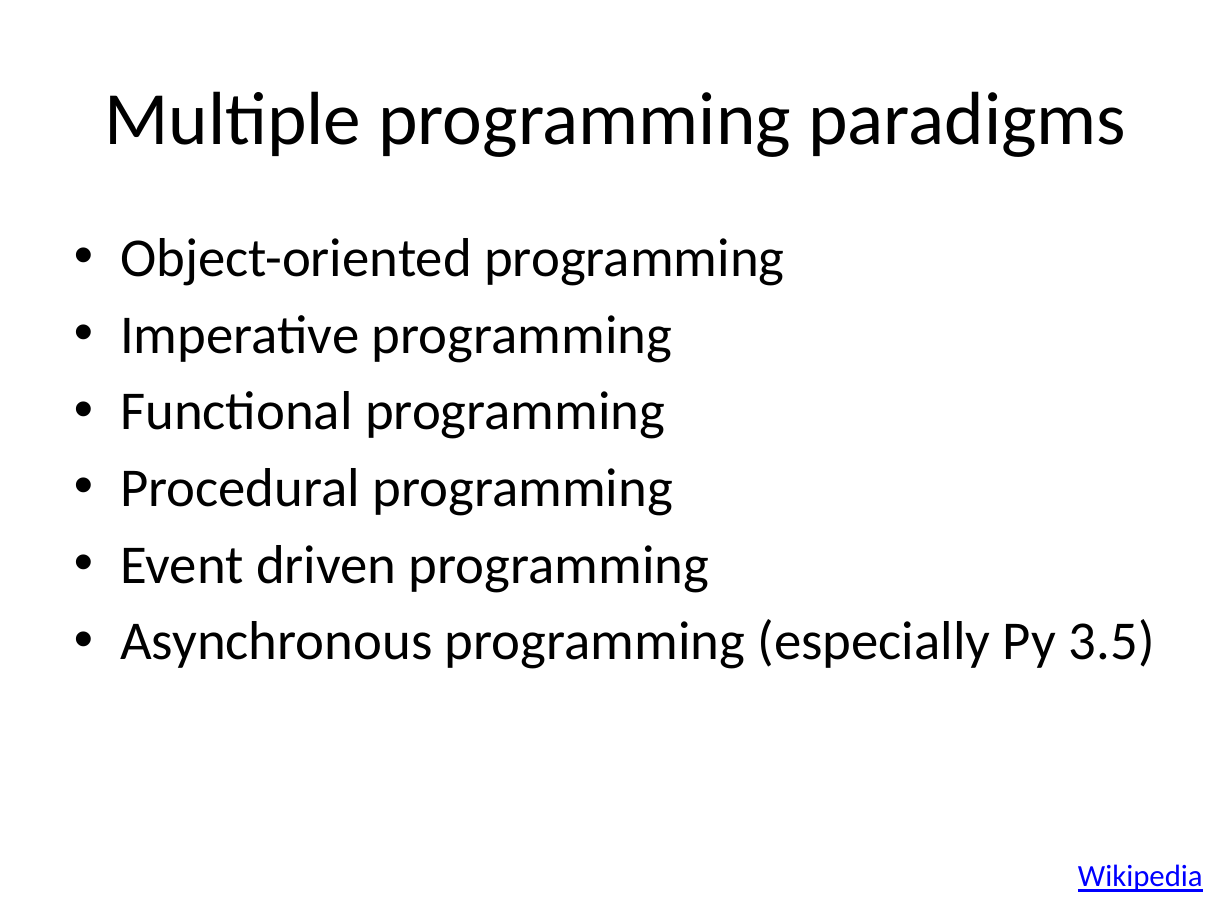
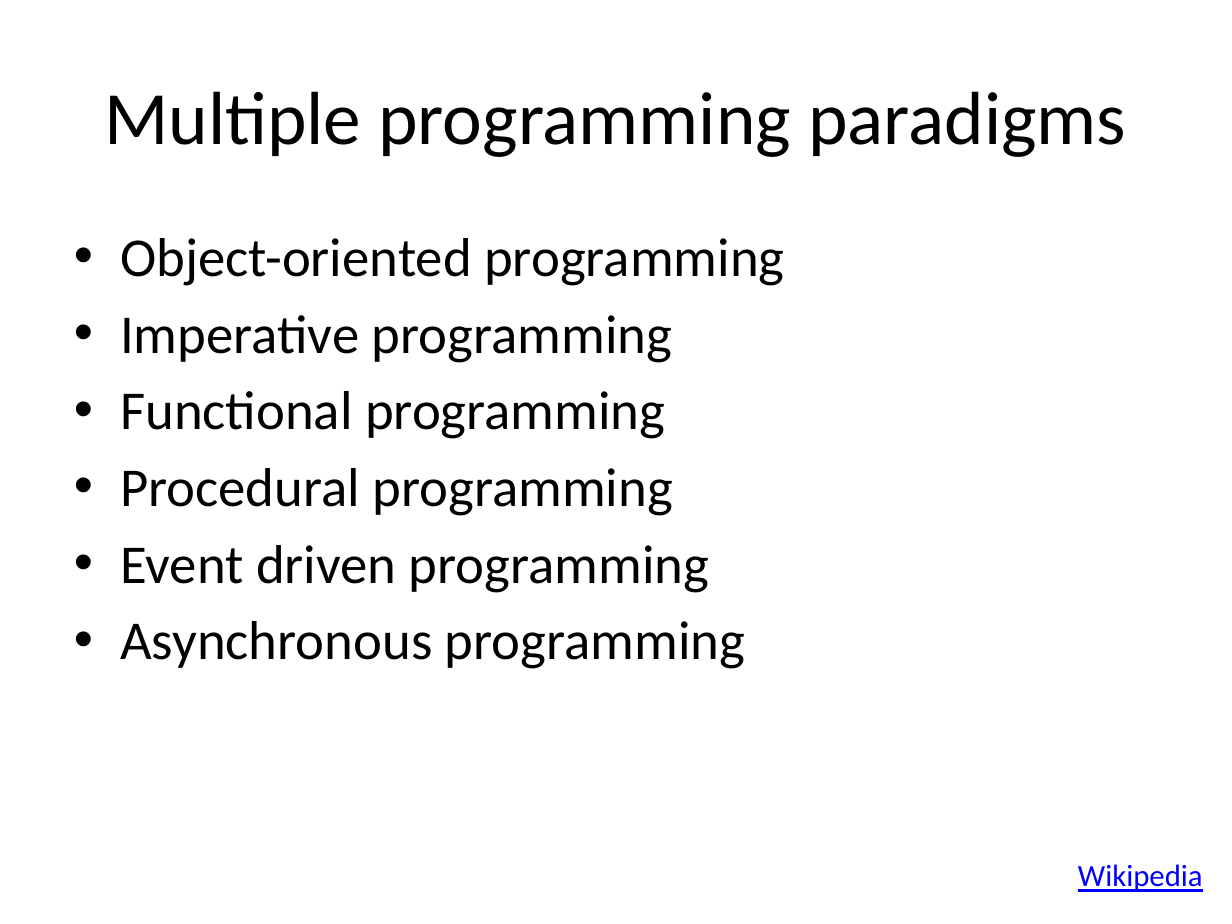
Before and after one commit to yoavram/Py4Eng, a slide deck: slide 5 of docs/Introduction to Python.pptx. Drawn at 1232x924 pixels with LibreOffice and Linux fonts; fonts in the diff are those of the drawing. Boxes give left, top, right and bottom in pixels: in the first picture for what was removed or moved away, otherwise in the second. Text is boxed around its words. In the diff, an @@ line names an element or a change of style, - is before the commit and + after.

```diff
--- a/docs/Introduction to Python.pptx
+++ b/docs/Introduction to Python.pptx
@@ text at box(120, 621, 745, 669): text changed @@
-• Asynchronous programming (especially Py 3.5)
+• Asynchronous programming
```
Also in this commit, not shown: 4 other slides changed, 1 slide added.
